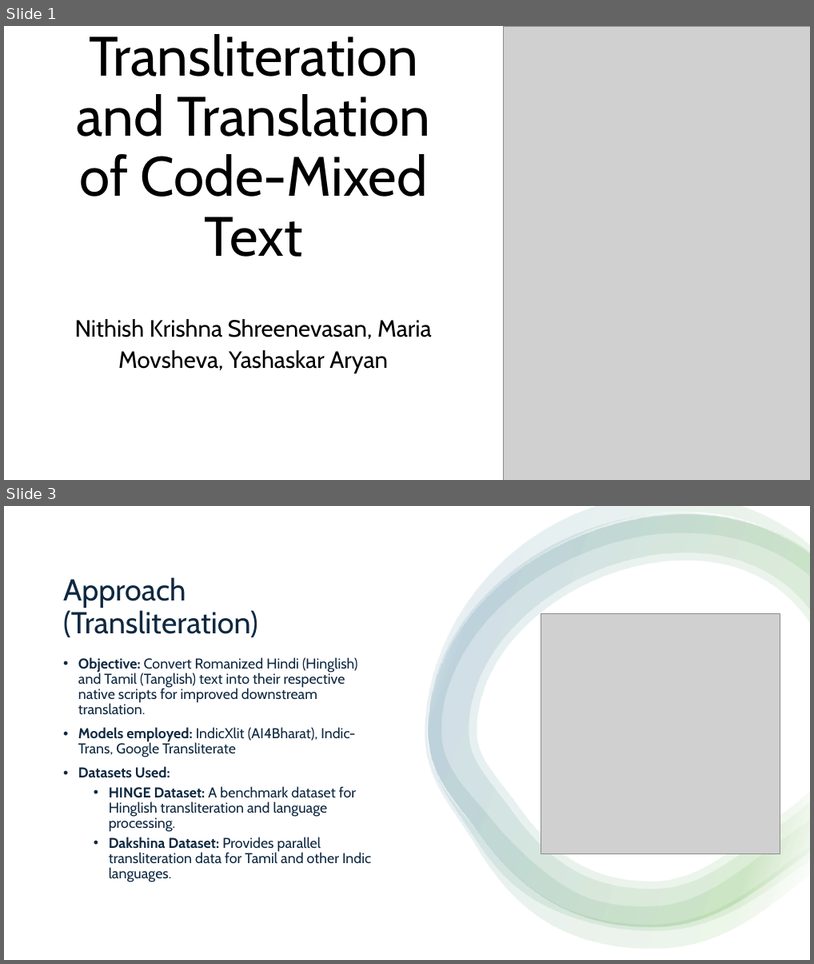
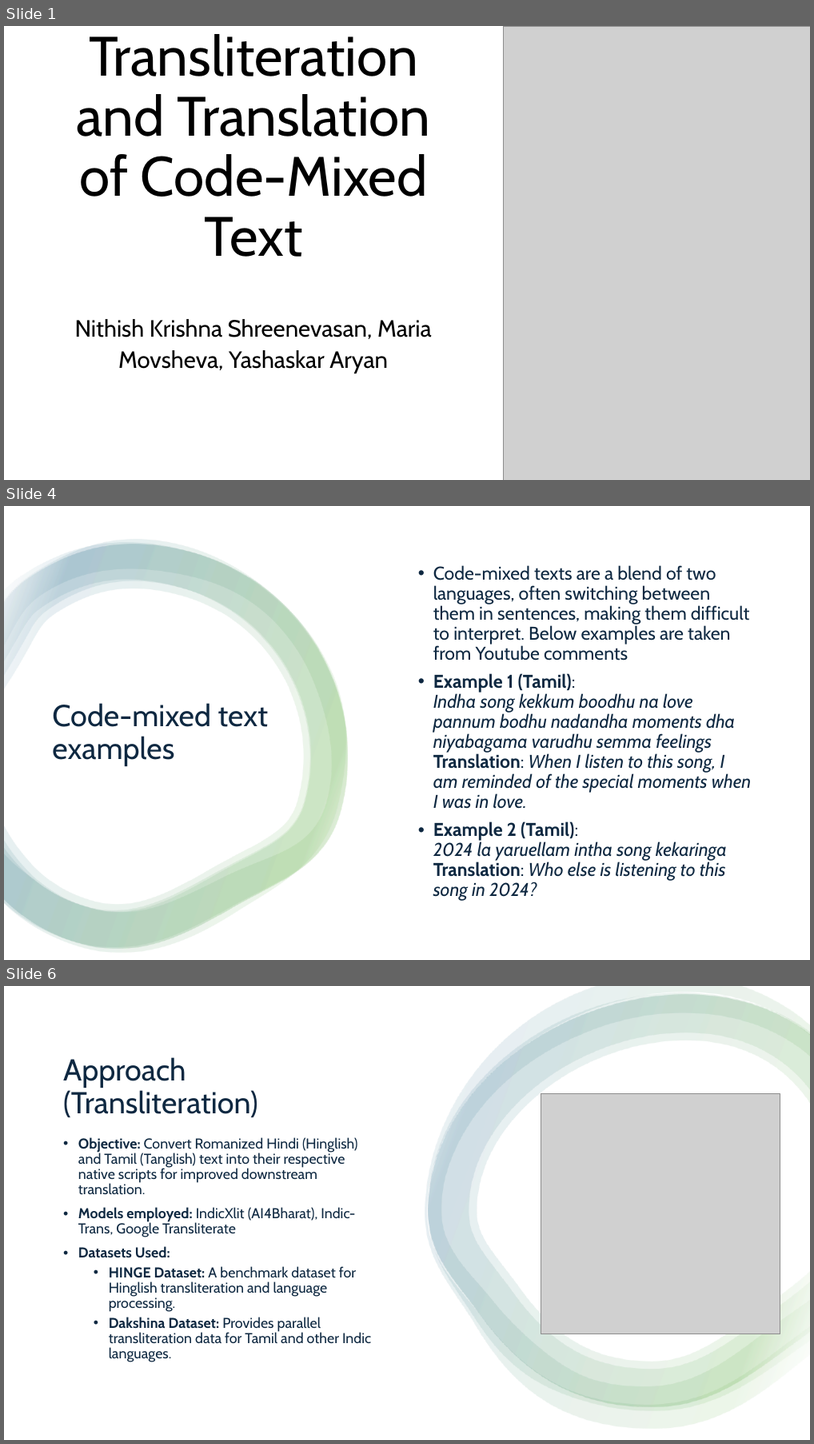
Before and after one commit to nithishkrishna21/MT_Final_Project, a slide deck: submissions and templates/MT Final Project Presentation.pptx. Shown one above the other, each under a label of ours: slides 1 and 3 before the commit, slides 1, 4 and 6 after it; the slides between them are not shown. The pictures are 814x964 and 814x1444 pixels, drawn with LibreOffice and Linux fonts; fonts in the diff are those of the drawing; grey boxes stand for pictures. Boxes give left, top, right and bottom in pixels: in the first picture for what was removed or moved away, otherwise in the second. Text is boxed around its words. In the diff, an @@ line names an element or a change of style, - is before the commit and + after.

Commit message:
Translations done using Facebooks model and indictrans2

```diff
--- a/submissions and templates/MT Final Project Presentation.pptx
+++ b/submissions and templates/MT Final Project Presentation.pptx
@@ slide 4 added at (4,506,810,960), background #FFFFFF @@
@@ rectangle added at (4,506,810,960), fill #FFFFFF @@
@@ group added at (4,540,348,952): 4 freeform shapes @@
@@ text added at (434,565,751,900), 22 pt, text #0E2841, italic @@
+• Code-mixed texts are a blend of two languages, often switching between them in sentences, making them difficult to interpret. Below examples are taken from Youtube comments
+• Example 1 (Tamil):
+  Indha song kekkum boodhu na love pannum bodhu nadandha moments dha niyabagama varudhu semma feelings
+  Translation: When I listen to this song, I am reminded of the special moments when I was in love.
+• Example 2 (Tamil):
+  2024 la yaruellam intha song kekaringa
+  Translation: Who else is listening to this song in 2024?
@@ title added at (52,703,268,766), 36 pt, text #0E2841 @@
+Code-mixed text examples
@@ what was slide 3 is now slide 6 @@
```
Also in this commit, not shown: 6 other slides added, 4 other files.
